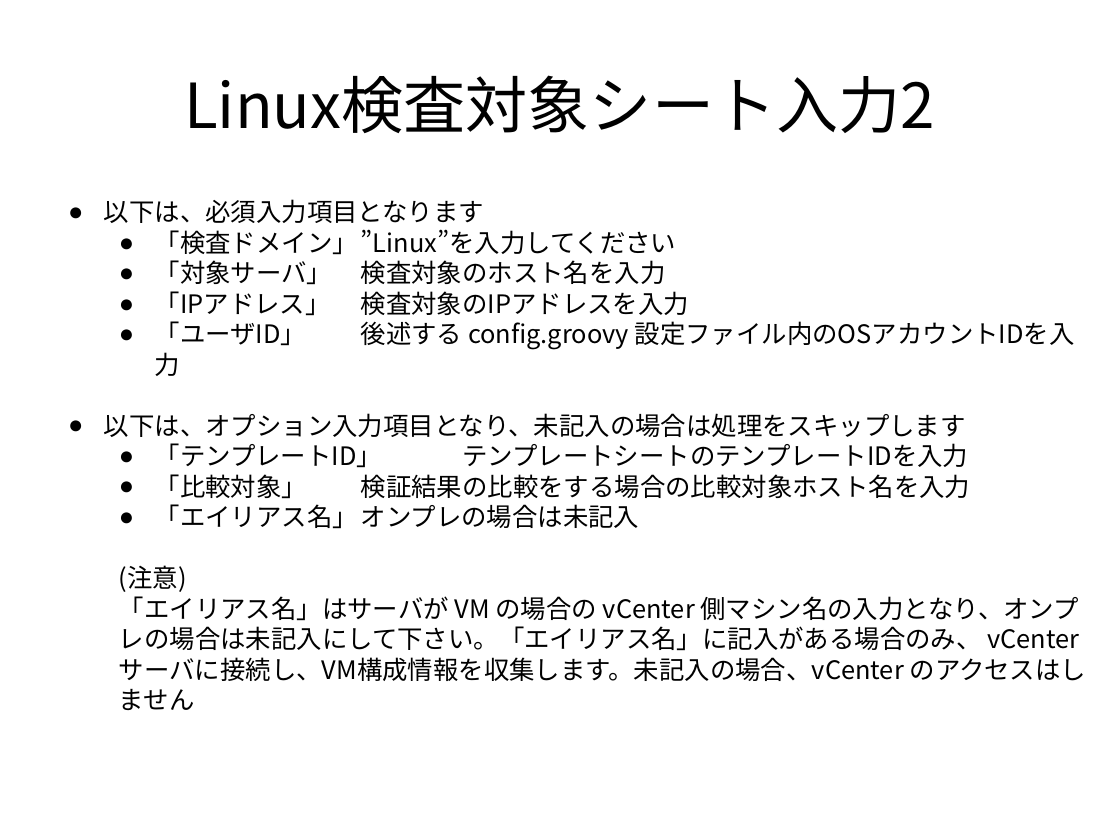
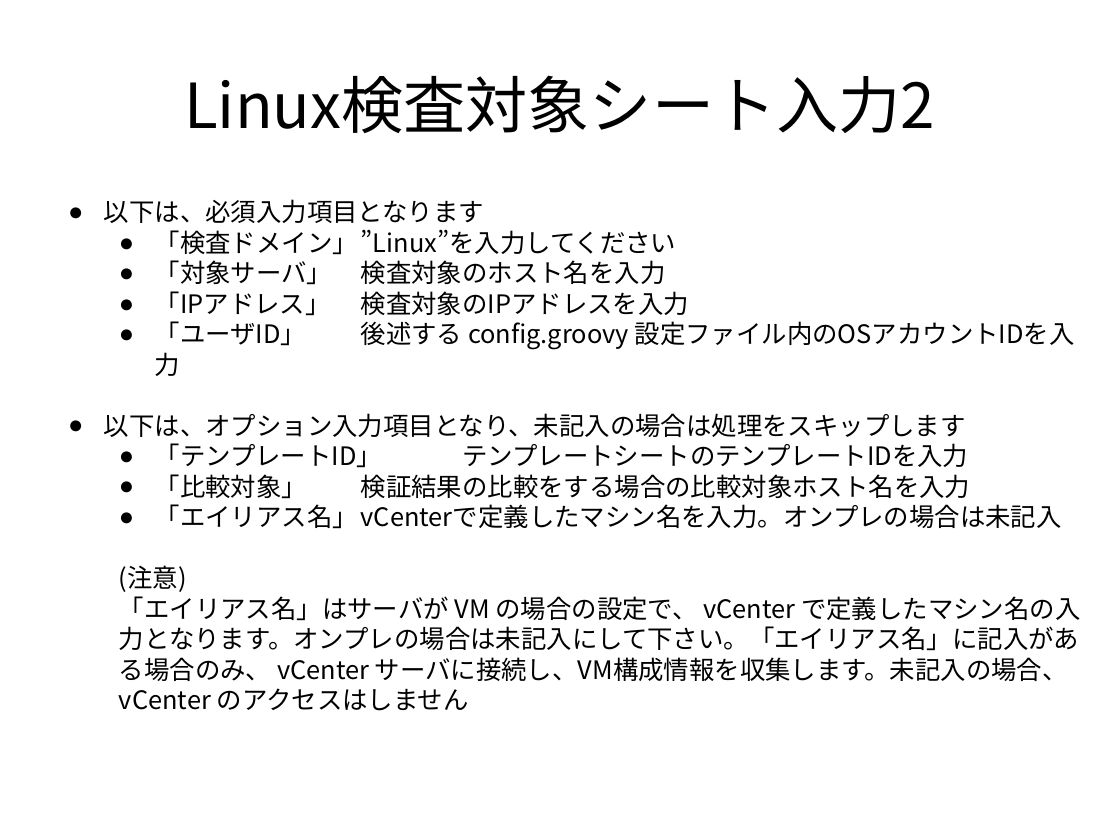
Before and after one commit to frsw3nr/gradle-server-acceptance, a slide deck: slide 26 of docs/jp/tutorial_test_pc.pptx (slide 24 before the commit). Drawn at 1120x840 pixels with LibreOffice and Linux fonts; fonts in the diff are those of the drawing. Boxes give left, top, right and bottom in pixels: in the first picture for what was removed or moved away, otherwise in the second. Text is boxed around its words. In the diff, an @@ line names an element or a change of style, - is before the commit and + after.

```diff
--- a/docs/jp/tutorial_test_pc.pptx
+++ b/docs/jp/tutorial_test_pc.pptx
@@ text at [119,504,1080,681]: text changed @@
-  ● 「エイリアス名」 オンプレの場合は未記入
-  (注意)
-  「エイリアス名」はサーバが VM の場合の vCenter 側マシン名の入力となり、オンプレの場合は未記入にして下さい。「エイリアス名」に記入がある場合のみ、 vCenter サーバに接続し、VM構成情報を収集します。未記入の場合、vCenter のアクセスはしません
+  ● 「エイリアス名」 vCenterで定義したマシン名を入力。オンプレの場合は未記入
+  (注意)
+  「エイリアス名」はサーバが VM の場合の設定で、 vCenter で定義したマシン名の入力となります。オンプレの場合は未記入にして下さい。「エイリアス名」に記入がある場合のみ、 vCenter サーバに接続し、VM構成情報を収集します。未記入の場合、vCenter のアクセスはしません
```
Also in this commit, not shown: 29 other slides changed, 2 slides added, 7 other files.
